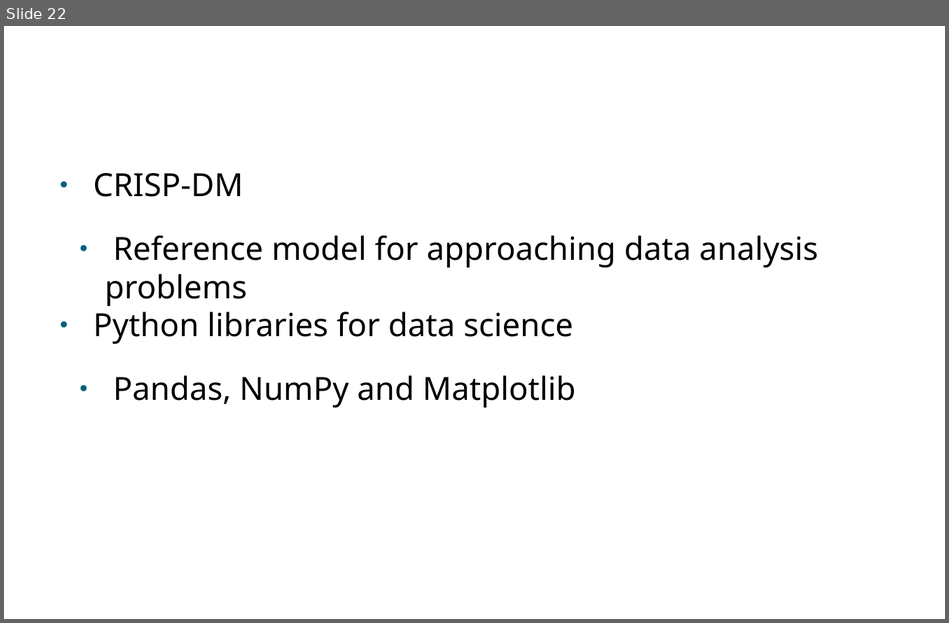
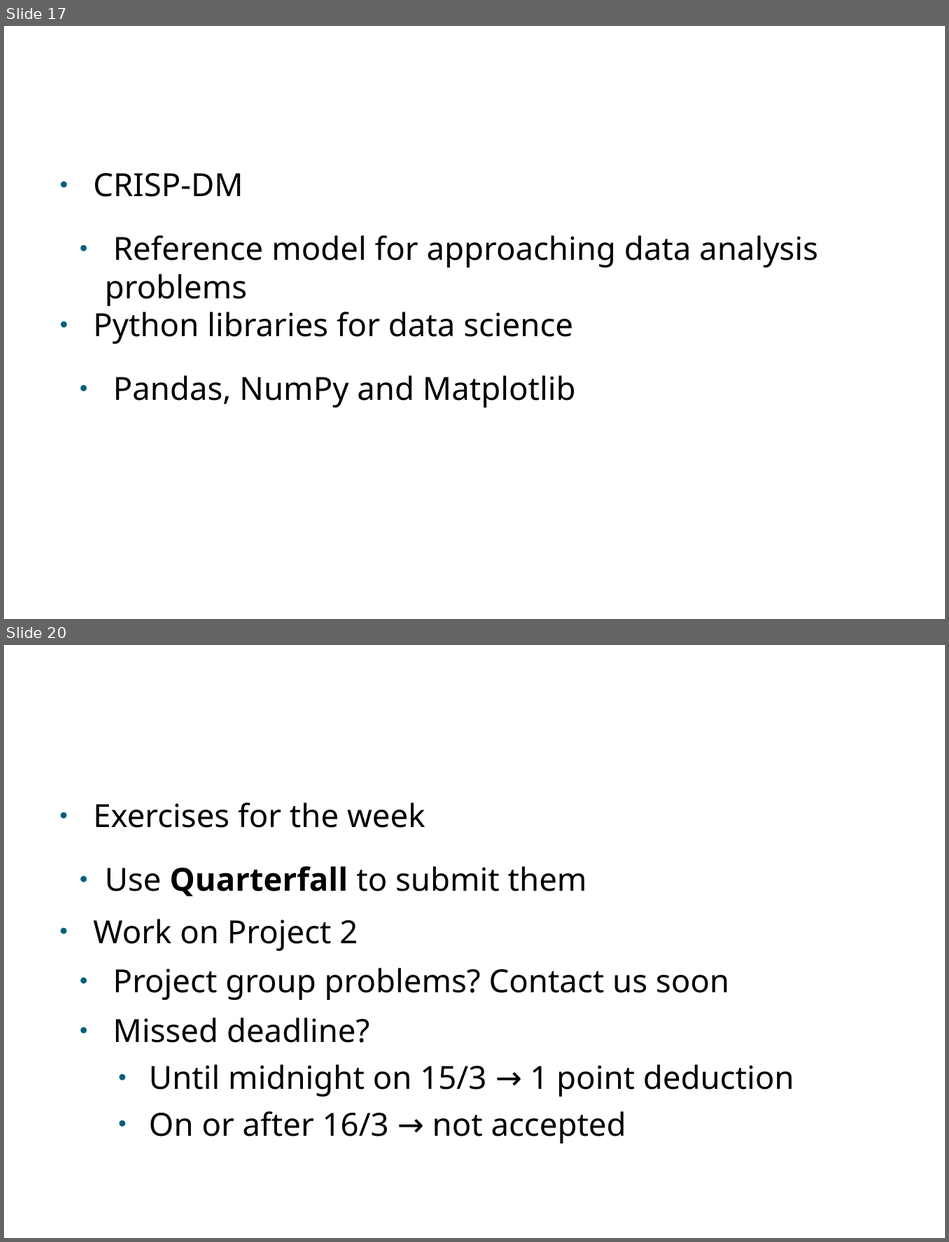
Before and after one commit to PabloMosUU/UssPython, a slide deck: LectureNotes/Module09/09 File IO and Error Handling presentation.odp. Shown one above the other, each under a label of ours: slide 22 before the commit, slides 17 and 20 after it; the slides between them are not shown. The pictures are 949x623 and 949x1242 pixels, drawn with LibreOffice and Linux fonts; fonts in the diff are those of the drawing; background and template pictures are left out. Boxes give left, top, right and bottom in pixels: in the first picture for what was removed or moved away, otherwise in the second. Text is boxed around its words. In the diff, an @@ line names an element or a change of style, - is before the commit and + after.

```diff
--- a/LectureNotes/Module09/09 File IO and Error Handling presentation.odp
+++ b/LectureNotes/Module09/09 File IO and Error Handling presentation.odp
@@ slide 20 added at <box>4,645,945,1238</box>, background picture (left out) @@
@@ text added at <box>93,803,794,1143</box>, 32 pt, text #000000 @@
+● Exercises for the week
+  ● Use Quarterfall to submit them
+● Work on Project 2
+  ● Project group problems? Contact us soon
+  ● Missed deadline?
+    ● Until midnight on 15/3 → 1 point deduction
+    ● On or after 16/3 → not accepted
@@ title added at <box>356,870,387,891</box>, 60 pt, text #FFFFFF @@
+To Do
@@ what was slide 22 is now slide 17 @@
```
Also in this commit, not shown: 3 slides changed, 8 other slides added, 8 slides removed, 4 other files.
